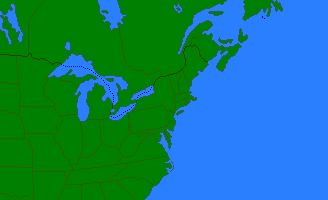
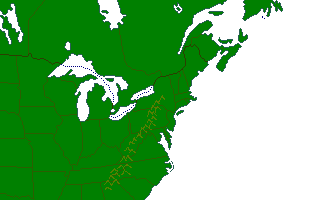
Layered file, before and after one edit (w=328, h=200). Changes by layer:
added layer "Layer 2" in group "basemap" over [left=104, top=95, right=166, bottom=190]
renamed "color" to "color-land", painted on it over [left=0, top=0, right=328, bottom=200]
hid "Background" over [left=0, top=0, right=328, bottom=200]
